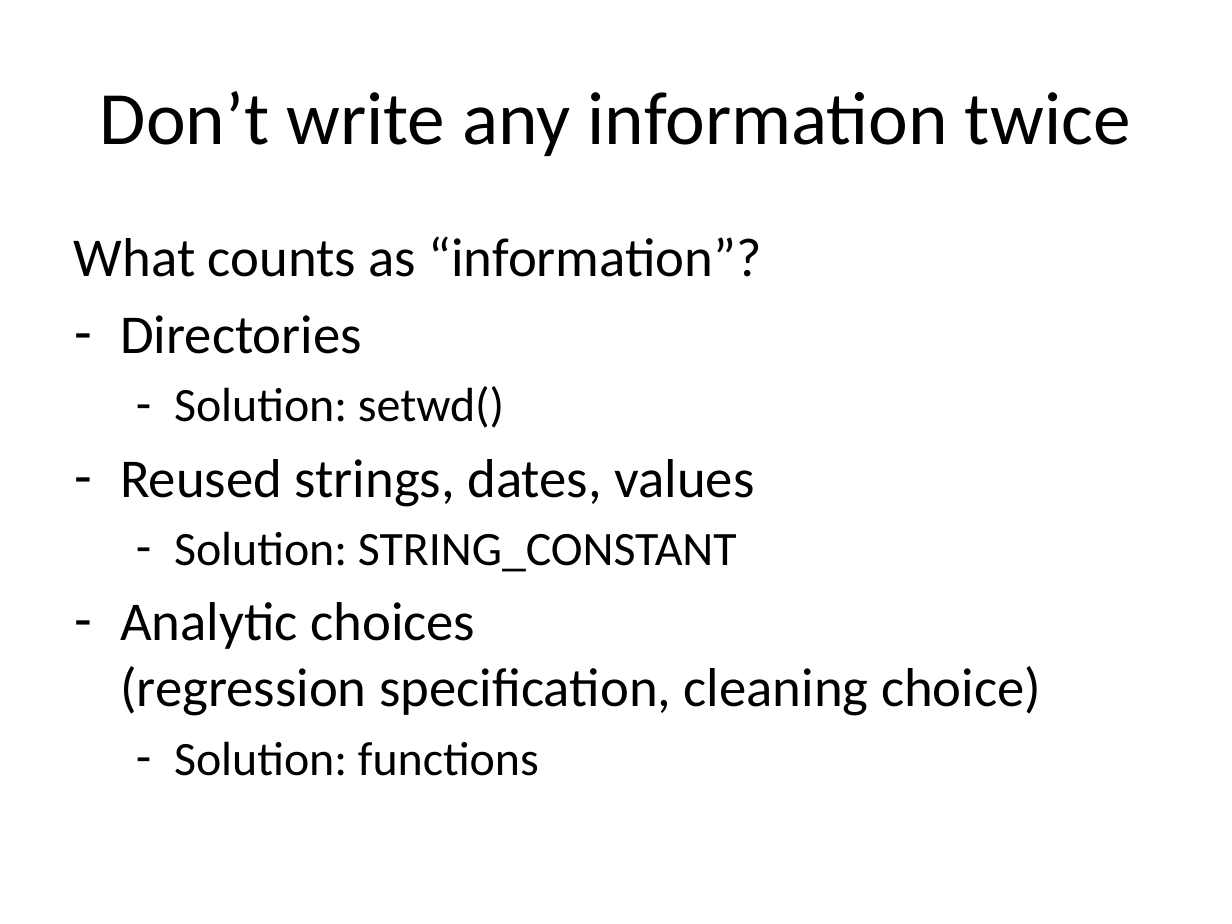
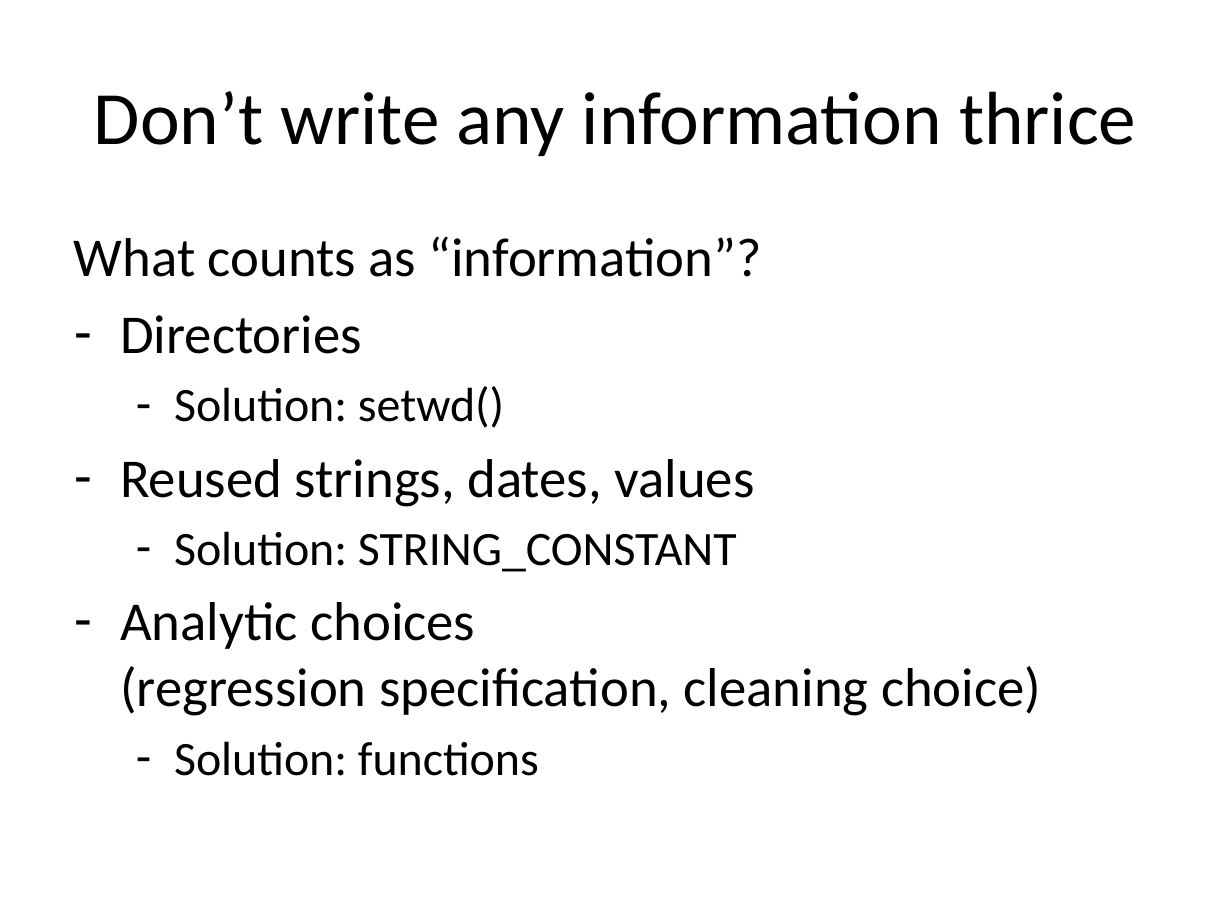
Before and after one commit to jtannen/r-for-datascience, a slide deck: slide 17 of session-5-engineering/session-5-engineering.pptx (slide 16 before the commit). Drawn at 1232x924 pixels with LibreOffice and Linux fonts; fonts in the diff are those of the drawing. Boxes give left, top, right and bottom in pixels: in the first picture for what was removed or moved away, otherwise in the second. Text is boxed around its words. In the diff, an @@ line names an element or a change of style, - is before the commit and + after.

```diff
--- a/session-5-engineering/session-5-engineering.pptx
+++ b/session-5-engineering/session-5-engineering.pptx
@@ title at (94, 91, 1136, 156): text changed @@
-Don’t write any information twice
+Don’t write any information thrice
```
Also in this commit, not shown: 6 other slides changed, 4 slides added, 1 slide removed, 5 other files.
